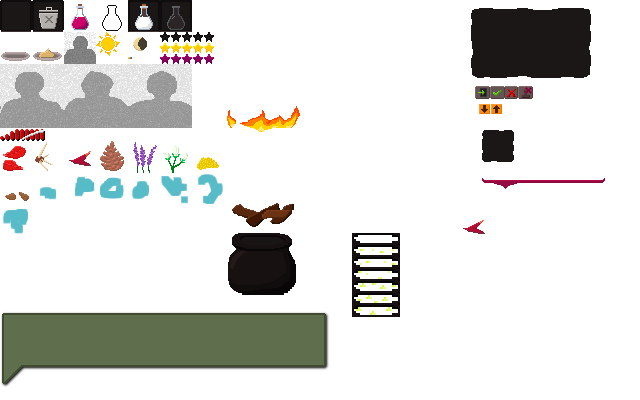
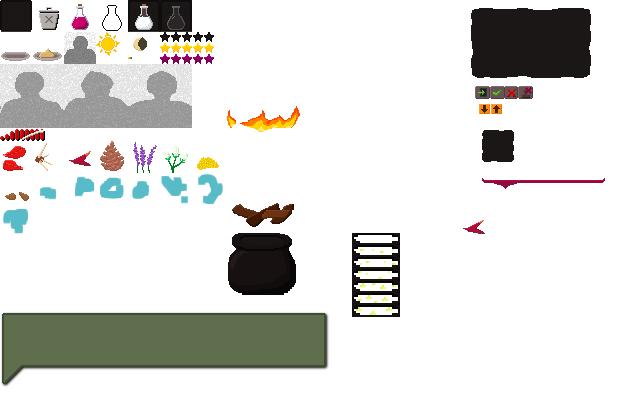
Comparing the layer stacks of the two 640px x 400px images. Changes:
painted on "Background copy" over [32, 0, 66, 35]
